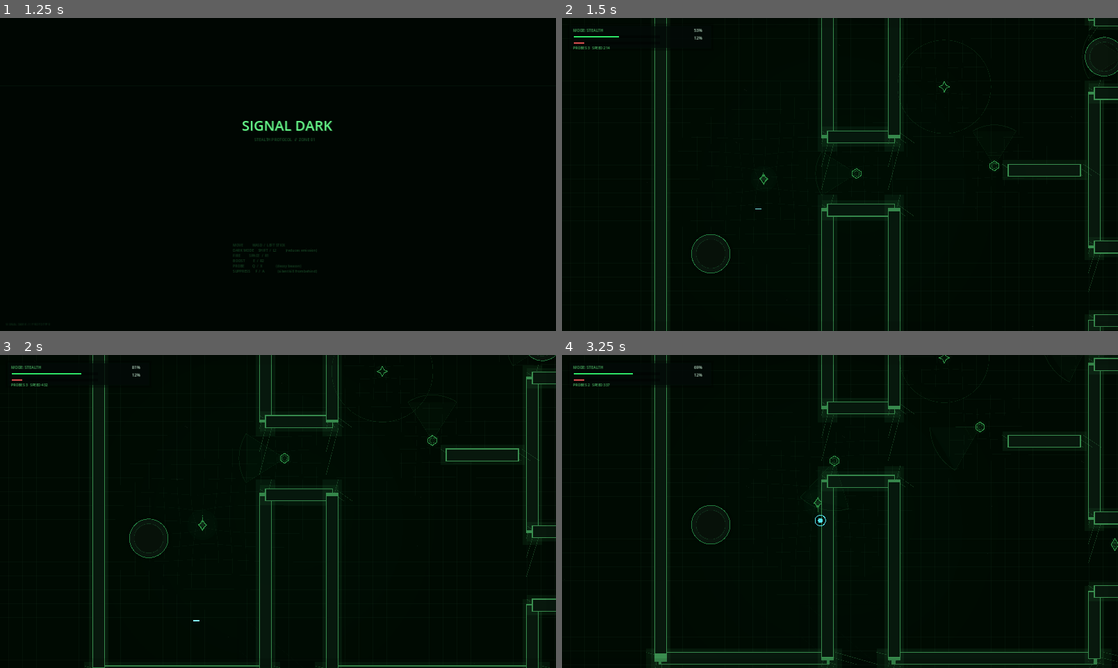
Above: before the commit, frames 1-4 (two rows, left to right).
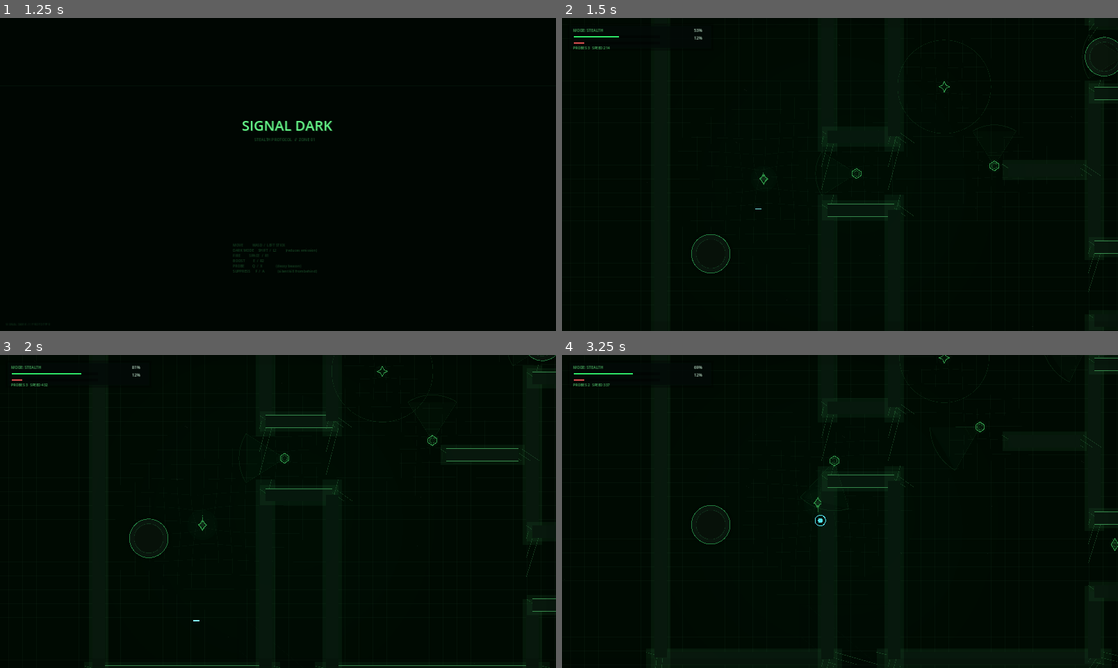
Above: after the commit, the same moments.

Repository: weeksdev/signal_dark
Game: Godot game, scene res://src/ui/StartScreen.tscn
Same seed, same stepped clock (60 frames per second), same inputs: the game is played once before the commit and once after it.
Inputs (mouse positions are in pixels of both pictures, inside the frame that each line leads up to):
- Up to frame 1 (1.25 s): tap Enter at 0.5 s; move the mouse to (400, 158) at 0.52 s; hold D (move_right) from 0.53 s (still down); hold Space (boost) from 0.53 s (still down)
- Up to frame 2 (1.5 s): tap R (restart) at 1.25 s; move the mouse to (728, 190) at 1.27 s; release D (move_right) at 1.28 s; release Space (boost) at 1.28 s; hold S (move_down) from 1.28 s (still down); click (728, 190) at 1.35 s
- Up to frame 3 (2 s): keep holding S (move_down)
- Up to frame 4 (3.25 s): move the mouse to (895, 442) at 2.02 s; release S (move_down) at 2.03 s; hold D (move_right) 2.03-2.78 s; hold Q (probe) 2.03-2.78 s; move the mouse to (812, 574) at 2.77 s; hold W (move_up) from 2.78 s (still down); tap E (suppress) at 2.85 s

Frame 1 is identical in both runs. In frame 2, 1.1% of the frame differs, in the area x 16-100%, y 0-100%; in frame 3, 1.2%; in frame 4, 1.5%, in the area x 16-100%, y 0-99%.

Commit message:
Fix wall seams: draw long faces only, no end caps
Root cause: each LatticeWall drew a closed-rectangle Line2D outline.
Where walls met at corners, two end-cap lines stacked creating visible
notches and T-seam artifacts.

Fix: hide the Line2D outline node; redraw only the two long face edges
in _draw(). Adjacent walls' long edges now meet exactly at junctions,
forming continuous room perimeters with no visible seams.

Co-Authored-By: Claude Sonnet 4.6 <noreply@anthropic.com>

Diff:
--- a/src/terrain/LatticeWall.gd
+++ b/src/terrain/LatticeWall.gd
@@ -11,8 +11,7 @@
 
 func _update_palette() -> void:
 	fill.color = ColorSystem.terrain_fill()
-	outline.default_color = ColorSystem.terrain_outline()
-	outline.width = 2.6 if not ColorSystem.in_combat else 2.0
+	outline.visible = false  # drawn manually in _draw() without end caps
 	queue_redraw()
 
 
@@ -36,7 +35,8 @@
 	while y < rect.end.y:
 		draw_line(Vector2(rect.position.x, y), Vector2(rect.end.x, y), Color(line_color.r, line_color.g, line_color.b, 0.12), 1.0)
 		y += 12.0
-	draw_line(rect.position + Vector2(8.0, 8.0), rect.position + Vector2(24.0, 8.0), Color(0.7, 1.0, 0.8, 0.25), 2.0)
-	draw_line(rect.position + Vector2(8.0, 8.0), rect.position + Vector2(8.0, 20.0), Color(0.7, 1.0, 0.8, 0.25), 2.0)
-	draw_line(rect.end - Vector2(24.0, 8.0), rect.end - Vector2(8.0, 8.0), Color(0.7, 1.0, 0.8, 0.22), 2.0)
-	draw_line(rect.end - Vector2(8.0, 20.0), rect.end - Vector2(8.0, 8.0), Color(0.7, 1.0, 0.8, 0.22), 2.0)
+	# Only the two long face edges — no end caps so adjacent walls merge cleanly
+	var ow := 2.6 if not ColorSystem.in_combat else 2.0
+	var oc := ColorSystem.terrain_outline()
+	draw_line(Vector2(-72.0, -18.0), Vector2(72.0, -18.0), oc, ow)
+	draw_line(Vector2(-72.0,  18.0), Vector2(72.0,  18.0), oc, ow)
